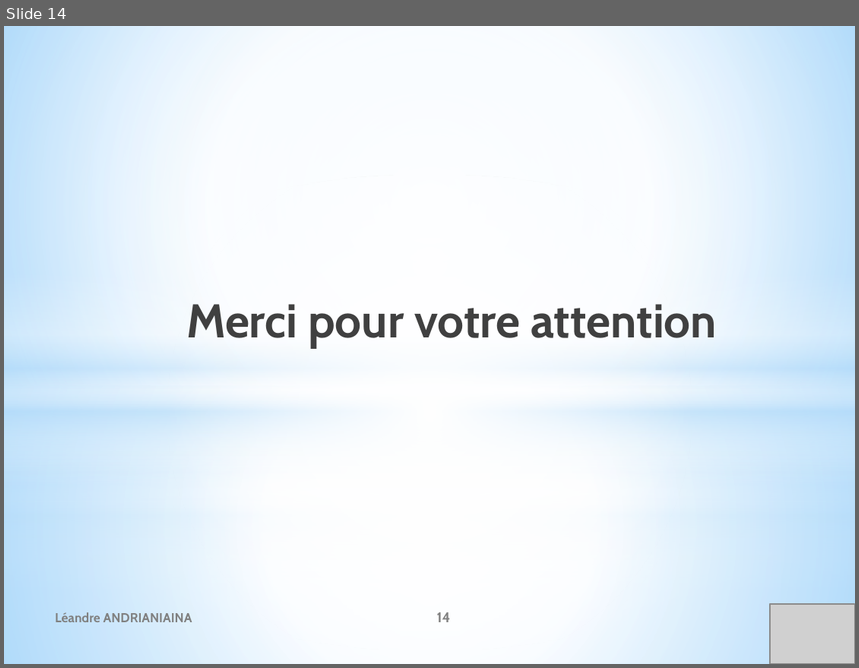
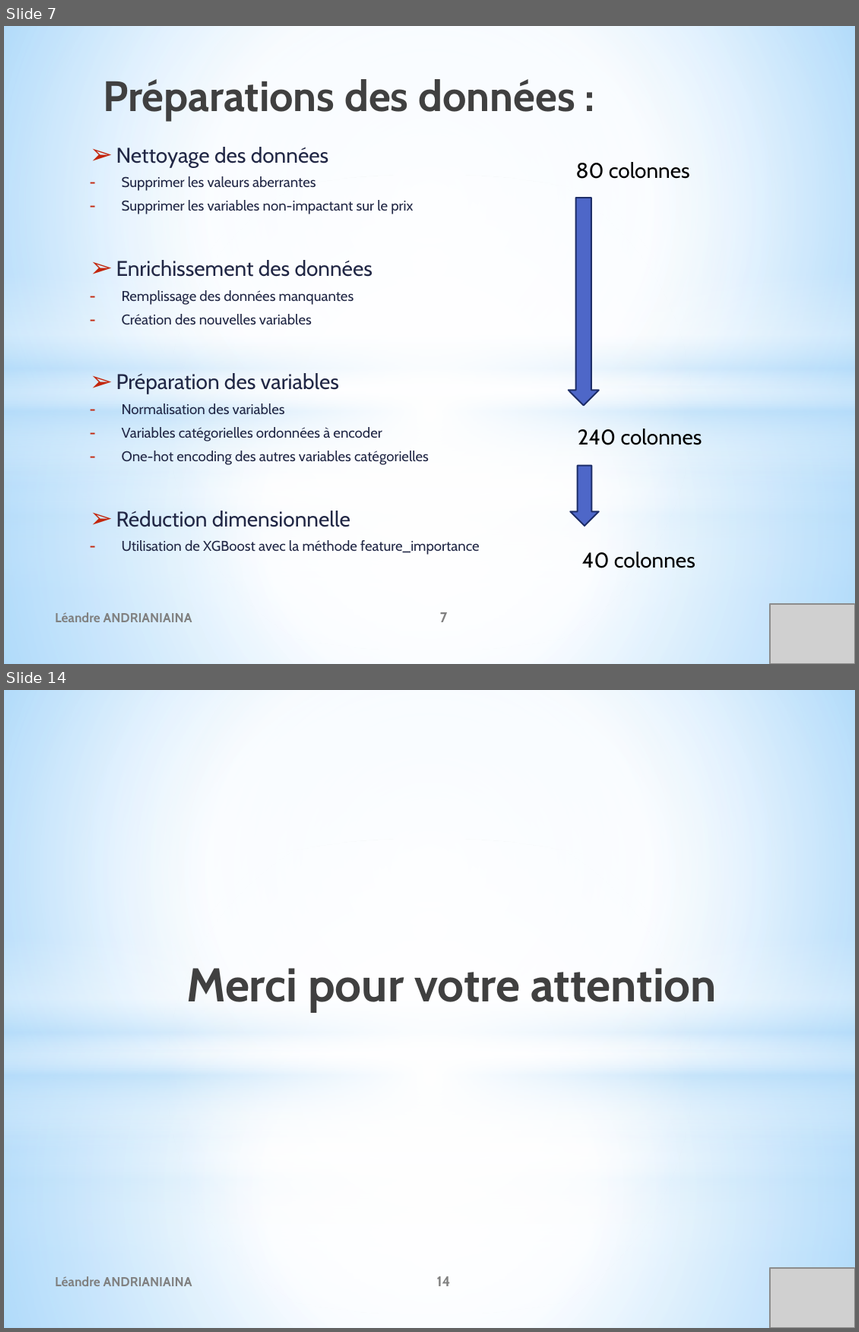
Before and after one commit to leandre12/houseprice, a slide deck: documents/P8_Presentationprojet.pptx. Shown one above the other, each under a label of ours: slide 14 before the commit, slides 7 and 14 after it; the slides between them are not shown. The pictures are 859x668 and 859x1332 pixels, drawn with LibreOffice and Linux fonts; fonts in the diff are those of the drawing; grey boxes stand for pictures. Boxes give left, top, right and bottom in pixels: in the first picture for what was removed or moved away, otherwise in the second. Text is boxed around its words. In the diff, an @@ line names an element or a change of style, - is before the commit and + after.

```diff
--- a/documents/P8_Presentationprojet.pptx
+++ b/documents/P8_Presentationprojet.pptx
@@ slide 7 added at <box>4,26,855,664</box>, background gradient #9ED5FF to #FFFFFF to #5BB9FF; not listed: 8 template elements that a slide beside it also shows @@
@@ title added at <box>103,79,576,120</box>, 36 pt, text gradient #000000 to #404040 to #212745, bold @@
+Préparations des données :
@@ text added at <box>116,147,480,555</box>, 12 pt, text #212745 @@
+➢ Nettoyage des données
+– Supprimer les valeurs aberrantes
+– Supprimer les variables non-impactant sur le prix
+➢ Enrichissement des données
+– Remplissage des données manquantes
+– Création des nouvelles variables
+➢ Préparation des variables
+– Normalisation des variables
+– Variables catégorielles ordonnées à encoder
+– One-hot encoding des autres variables catégorielles
+➢ Réduction dimensionnelle
+– Utilisation de XGBoost avec la méthode feature_importance
@@ text added at <box>576,162,690,179</box>, 18 pt, text #000000 @@
+80 colonnes
@@ down arrow added at <box>569,198,599,406</box>, fill #4E67C8, outline #1F2E69 1.25 pt @@
@@ text added at <box>578,429,702,446</box>, 18 pt, text #000000 @@
+240 colonnes
@@ down arrow added at <box>570,466,599,527</box>, fill #4E67C8, outline #1F2E69 1.25 pt @@
@@ text added at <box>582,552,696,569</box>, 18 pt, text #000000 @@
+40 colonnes
@@ text added at <box>55,613,192,623</box>, 11 pt, text #808080, bold @@
+Léandre ANDRIANIAINA
@@ page number added at <box>440,613,448,623</box>, 12 pt, text #808080, bold @@
+7
@@ picture added at <box>770,604,855,664</box> @@
```
Also in this commit, not shown: 7 slides changed, 5 other slides added, 6 slides removed, 9 other files.
